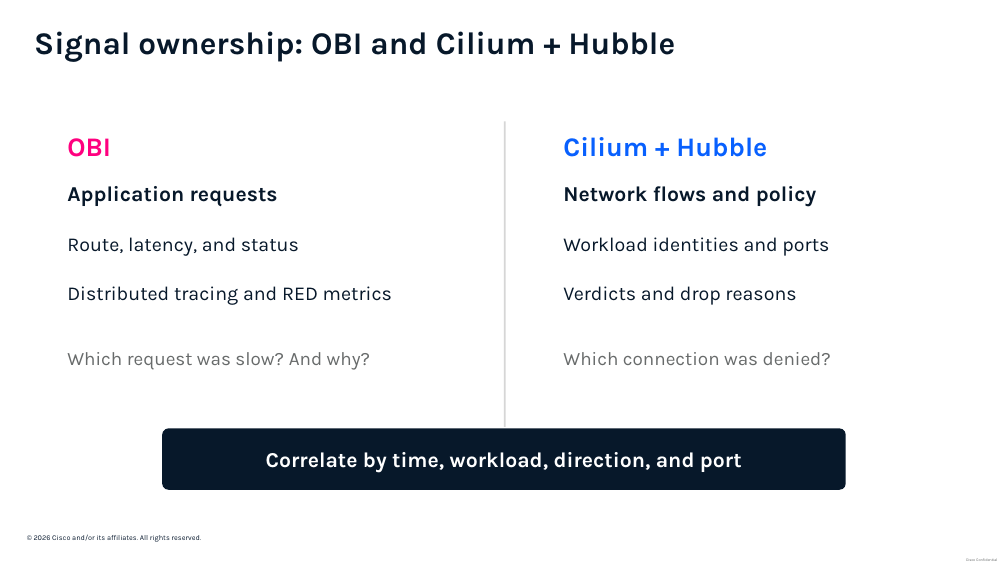
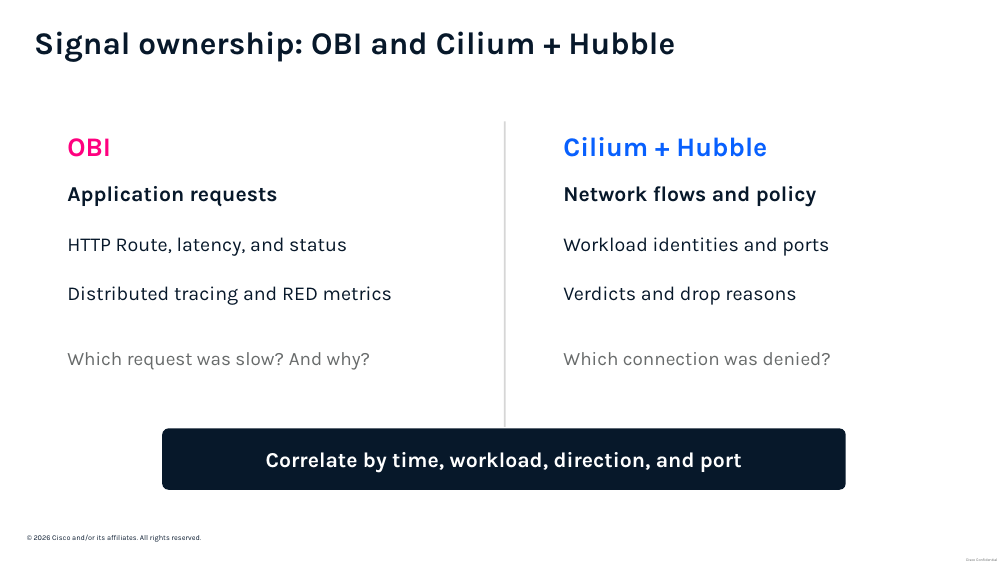
Before and after one commit to ajimenez1503/cilium-obi-demo, a slide deck: slide 4 of slides/cilium-obi-session-deck-latest.pptx. Drawn at 1008x567 pixels with LibreOffice and Linux fonts; fonts in the diff are those of the drawing; background and template pictures are left out. Boxes give left, top, right and bottom in pixels: in the first picture for what was removed or moved away, otherwise in the second. Text is boxed around its words. In the diff, an @@ line names an element or a change of style, - is before the commit and + after.

```diff
--- a/slides/cilium-obi-session-deck-latest.pptx
+++ b/slides/cilium-obi-session-deck-latest.pptx
@@ text at (x1=67, y1=237, x2=347, y2=256): text changed @@
-Route, latency, and status
+HTTP Route, latency, and status
```
Also in this commit, not shown: 4 other slides changed, 2 other files.
